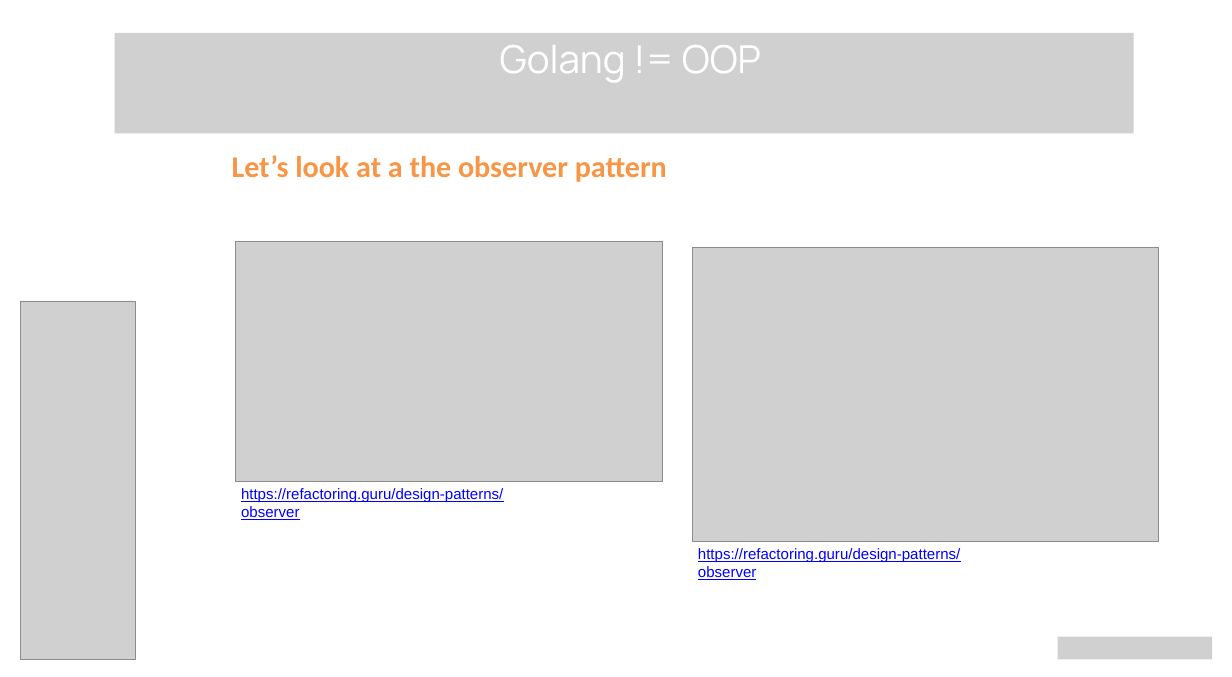
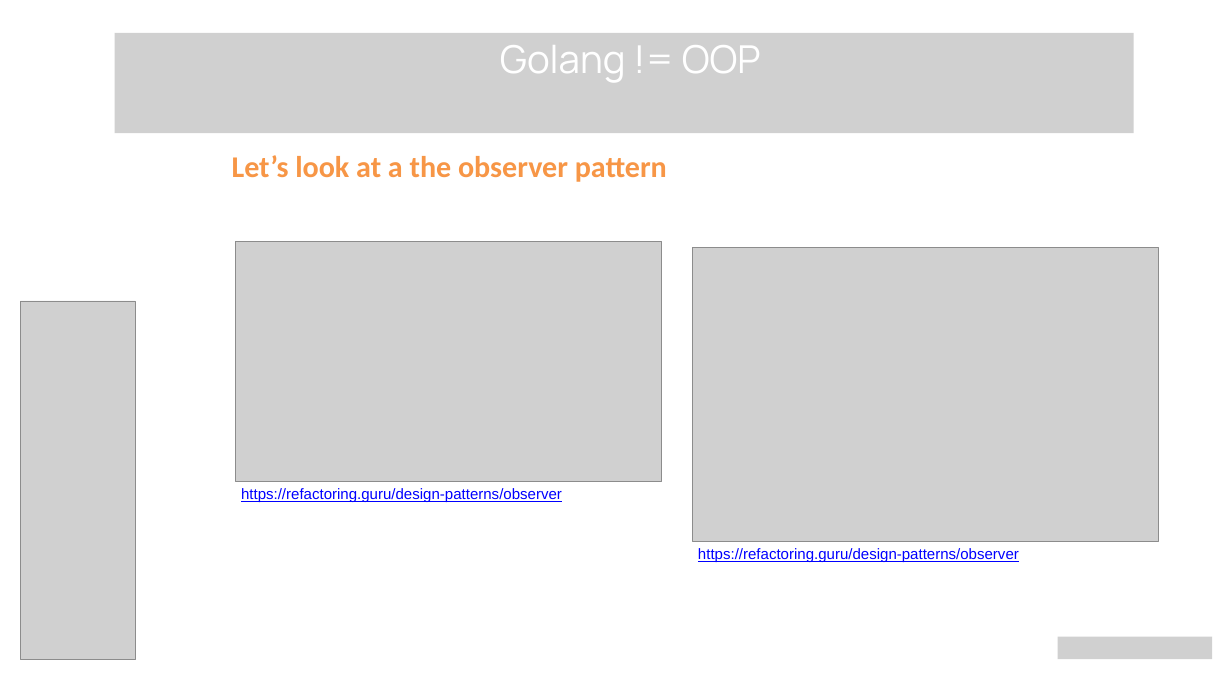
Before and after one commit to mitchelkoster/inholland-2025, a slide deck: slide 54 of presentation.pptx. Drawn at 1232x677 pixels with LibreOffice and Linux fonts; fonts in the diff are those of the drawing; grey boxes stand for pictures; background and template pictures are left out. Boxes give left, top, right and bottom in pixels: in the first picture for what was removed or moved away, otherwise in the second. Text is boxed around its words. In the diff, an @@ line names an element or a change of style, - is before the commit and + after.

```diff
--- a/presentation.pptx
+++ b/presentation.pptx
@@ text "https://refactoring.guru/design-patterns/observer" rewrapped from <box>241,488,503,520</box> to <box>241,488,562,502</box> @@
@@ text "https://refactoring.guru/design-patterns/observer" rewrapped from <box>698,548,960,580</box> to <box>698,548,1019,562</box> @@
```
Also in this commit, not shown: 58 other slides changed.
